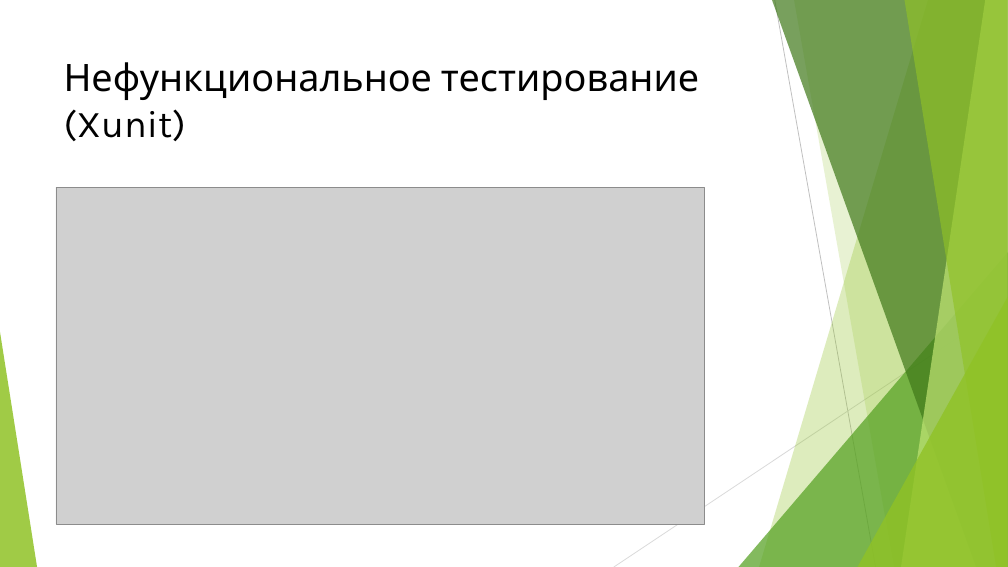
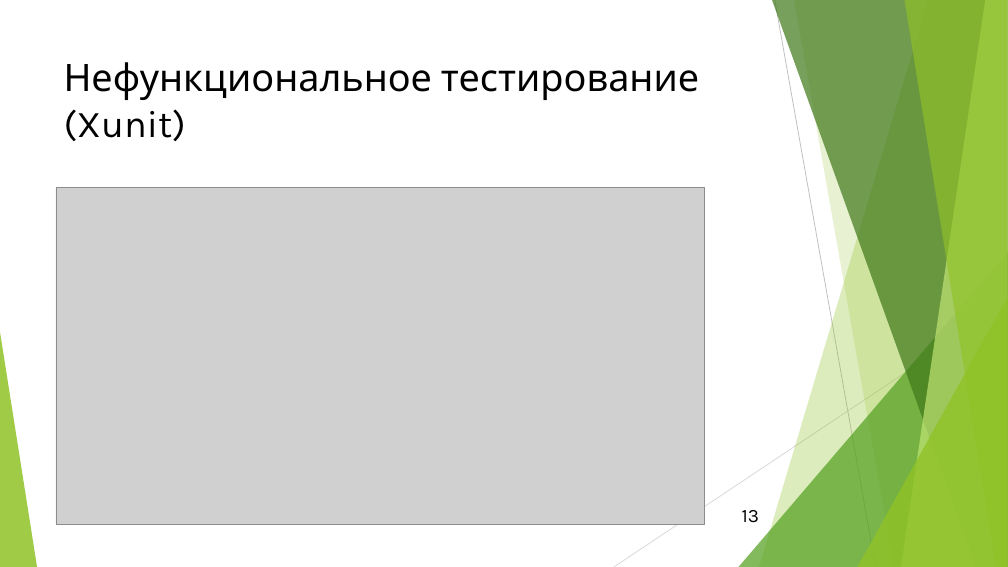
Before and after one commit to r0mbaa/OnlineMovies, a slide deck: slide 13 of Paperworks/Курсовой проект на тему «Онлайн фильмотека».pptx. Drawn at 1008x567 pixels with LibreOffice and Linux fonts; fonts in the diff are those of the drawing; grey boxes stand for pictures. Boxes give left, top, right and bottom in pixels: in the first picture for what was removed or moved away, otherwise in the second. Text is boxed around its words. In the diff, an @@ line names an element or a change of style, - is before the commit and + after.

```diff
--- a/Paperworks/Курсовой проект на тему «Онлайн фильмотека».pptx
+++ b/Paperworks/Курсовой проект на тему «Онлайн фильмотека».pptx
@@ page number added at (742, 510, 759, 523), 18 pt, text #000000 @@
+13
```
Also in this commit, not shown: 13 other slides changed, 1 slide added, 16 other files.
